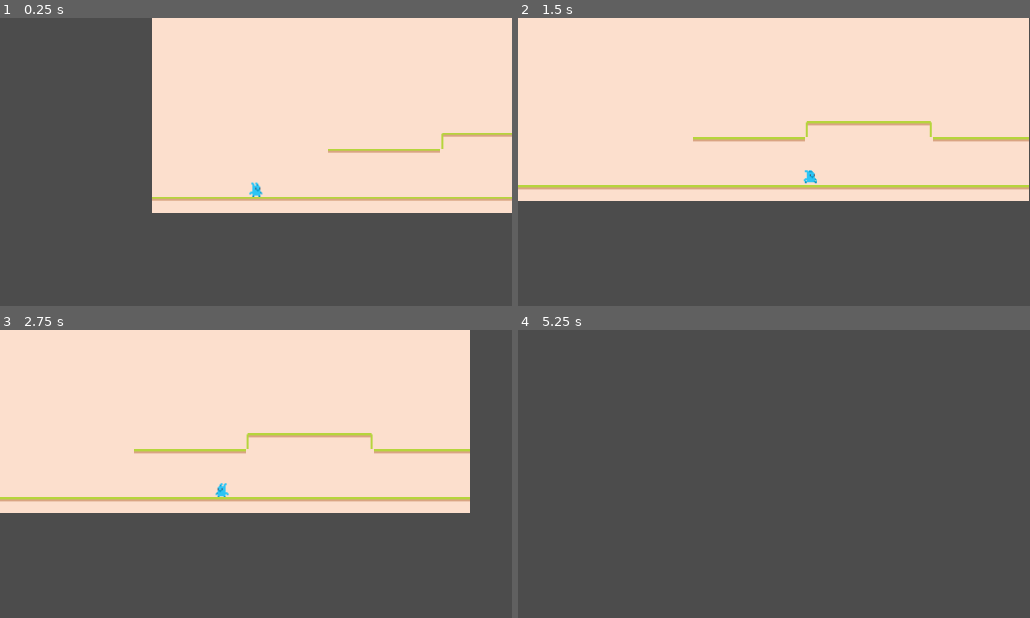
Above: before the commit, frames 1-4 (two rows, left to right).
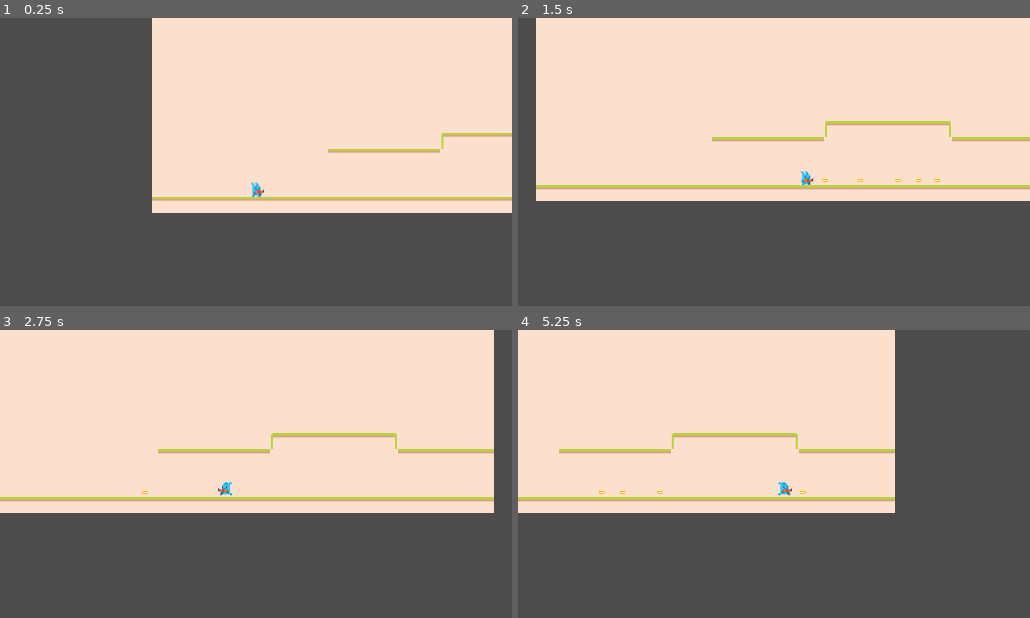
Above: after the commit, the same moments.

Repository: ephjos/plat
Game: Godot game, scene res://Game.tscn
Same seed, same stepped clock (60 frames per second), same inputs: the game is played once before the commit and once after it.
Inputs:
- Up to frame 1 (0.25 s): no input
- Up to frame 2 (1.5 s): tap Enter (ui_accept) at 0.5, 0.6, 0.77, 1.07, 1.35 s; hold Right (ui_right) from 0.53 s (still down)
- Up to frame 3 (2.75 s): tap Enter (ui_accept) at 1.52, 1.82, 2.1 s; release Right (ui_right) at 2.03 s; hold Left (ui_left) from 2.03 s (still down)
- Up to frame 4 (5.25 s): release Left (ui_left) at 2.78 s; hold Right (ui_right) 2.78-4.28 s; tap Enter (ui_accept) at 2.85, 3.02, 3.32, 3.6, 3.77, 4.07, 4.35, 4.52, 4.82, 5.1 s; hold Left (ui_left) 4.28-5.03 s; hold Right (ui_right) from 5.03 s (still down)

The runs differ from the first frame. In frame 1, less than 0.1% of the frame differs, in the area x 48-52%, y 59-63%; in frame 2, 2.9%; in frame 3, 3.6%; in frame 4, 47%, in the area x 0-74%, y 0-64%.

Commit message:
Basic bullets, need animation

Diff:
--- /dev/null
+++ b/Bullet/Bullet.gd
@@ -0,0 +1,44 @@
+extends Area2D
+
+#const Hit : PackedScene = preload("res://Bullet/Hit.tscn")
+#const ShotSound : PackedScene = preload("res://Bullet/ShotSound.tscn")
+#const HitSound : PackedScene = preload("res://Bullet/HitSound.tscn")
+
+var speed = 600
+var creator_id = null
+
+func _ready():
+	add_to_group("bullets")
+	#var shot = ShotSound.instance()
+	#shot.position = position
+	#shot.play()
+	#shot.volume_db = -15
+	#add_child(shot)
+
+func _physics_process(delta):
+	position += transform.x * speed * delta
+
+func _on_Bullet_body_entered(body):
+	if body.get_instance_id() == creator_id:
+		return
+
+	if body.is_in_group("shootable"):
+		body.hit()
+
+	set_physics_process(false)
+	#var hit = Hit.instance()
+	#add_child(hit)
+
+	#var shot = HitSound.instance()
+	#shot.position = position
+	#shot.play()
+	#shot.volume_db = -20
+	#add_child(shot)
+
+	#hit.play()
+
+	#yield(hit, "animation_finished")
+	queue_free()
+
+func _on_VisibilityNotifier2D_screen_exited():
+	queue_free()
--- /dev/null
+++ b/Bullet/Bullet.tscn
@@ -0,0 +1,25 @@
+[gd_scene load_steps=4 format=2]
+
+[ext_resource path="res://assets/pixel-line-platformer/Tiles/tile_0044.png" type="Texture" id=1]
+[ext_resource path="res://Bullet/Bullet.gd" type="Script" id=2]
+
+[sub_resource type="CapsuleShape2D" id=1]
+radius = 3.9394
+height = 8.97715
+
+[node name="Bullet" type="Area2D"]
+script = ExtResource( 2 )
+
+[node name="Sprite" type="Sprite" parent="."]
+texture = ExtResource( 1 )
+
+[node name="CollisionShape2D" type="CollisionShape2D" parent="."]
+rotation = 1.5708
+shape = SubResource( 1 )
+
+[node name="VisibilityNotifier2D" type="VisibilityNotifier2D" parent="CollisionShape2D"]
+position = Vector2( -0.187287, 0.234112 )
+scale = Vector2( 0.316397, 0.573919 )
+
+[connection signal="body_entered" from="." to="." method="_on_Bullet_body_entered"]
+[connection signal="screen_exited" from="CollisionShape2D/VisibilityNotifier2D" to="." method="_on_VisibilityNotifier2D_screen_exited"]
--- a/Player/Player.gd
+++ b/Player/Player.gd
@@ -1,11 +1,13 @@
 extends KinematicBody2D
 
-export (int) var move_speed = 200
+const Bullet : PackedScene = preload("res://Bullet/Bullet.tscn")
+
+export (int) var move_speed = 175
 export (int) var jump_speed = -420
 
 export (int) var gravity = 1500
 
-export (bool) var has_gun = false
+export (bool) var has_gun = true
 export (String) var idle_animation = "idle"
 export (String) var walk_animation = "walk"
 
@@ -13,13 +15,12 @@
 var jumping = false
 var double_jumping = false
 var last_on_floor = 0
+var moving_direction = 1
 
 func _ready():
 	pass
 
 func _physics_process(delta):
-	_update_state()
-
 	# Move left or right
 	velocity.x = (Input.get_action_strength("ui_right") - Input.get_action_strength("ui_left")) * move_speed
 
@@ -45,13 +46,15 @@
 		jumping = false
 		double_jumping = false
 
+	_update_state(velocity)
+	_animate(velocity)
+	_act(velocity)
+
 	# Move, slide, and saved the resulting velocity
 	velocity = move_and_slide(velocity, Vector2(0, -1))
 
-	_animate(velocity)
-
 # Ensure internal state is consistent before calculating physics
-func _update_state():
+func _update_state(velocity):
 	if has_gun:
 		idle_animation = "gun_idle"
 		walk_animation = "gun_walk"
@@ -59,17 +62,35 @@
 		idle_animation = "idle"
 		walk_animation = "walk"
 
+	if velocity.x > 0:
+		moving_direction = 1
+	elif velocity.x < 0:
+		moving_direction = -1
+
+
 # Apply animations
 func _animate(velocity):
-  # if is_on_floor():
 	if velocity.x == 0:
 		$AnimatedSprite.animation = idle_animation
 		$AnimatedSprite.stop()
-	elif velocity.x > 0:
+	elif moving_direction == 1:
+		$AnimatedSprite.flip_h = false
 		$AnimatedSprite.animation = walk_animation
-		$AnimatedSprite.flip_h = false
 		$AnimatedSprite.play()
-	elif velocity.x < 0:
+	elif moving_direction == -1:
+		$AnimatedSprite.flip_h = true
 		$AnimatedSprite.animation = walk_animation
-		$AnimatedSprite.flip_h = true
 		$AnimatedSprite.play()
+
+func _act(velocity):
+	if has_gun and Input.is_action_just_pressed("ui_accept"):
+		var bullet_position = Vector2(position.x + (moving_direction*7), position.y+3)
+
+		var bullet = Bullet.instance()
+		bullet.creator_id = get_instance_id()
+		bullet.position = bullet_position
+		bullet.scale *= 0.5
+
+		if moving_direction == -1:
+			bullet.rotation = PI
+		owner.add_child(bullet)
Not shown, removed: assets/pixel-line-platformer/License.txt
Binary file removed: assets/pixel-line-platformer/Preview.png
Not shown, removed: assets/pixel-line-platformer/Preview.png.import
Binary file removed: assets/pixel-line-platformer/Sample.png
Not shown, removed: assets/pixel-line-platformer/Sample.png.import
Not shown, removed: assets/pixel-line-platformer/Visit Kenney.url
Not shown, removed: assets/pixel-line-platformer/Visit Patreon.url
